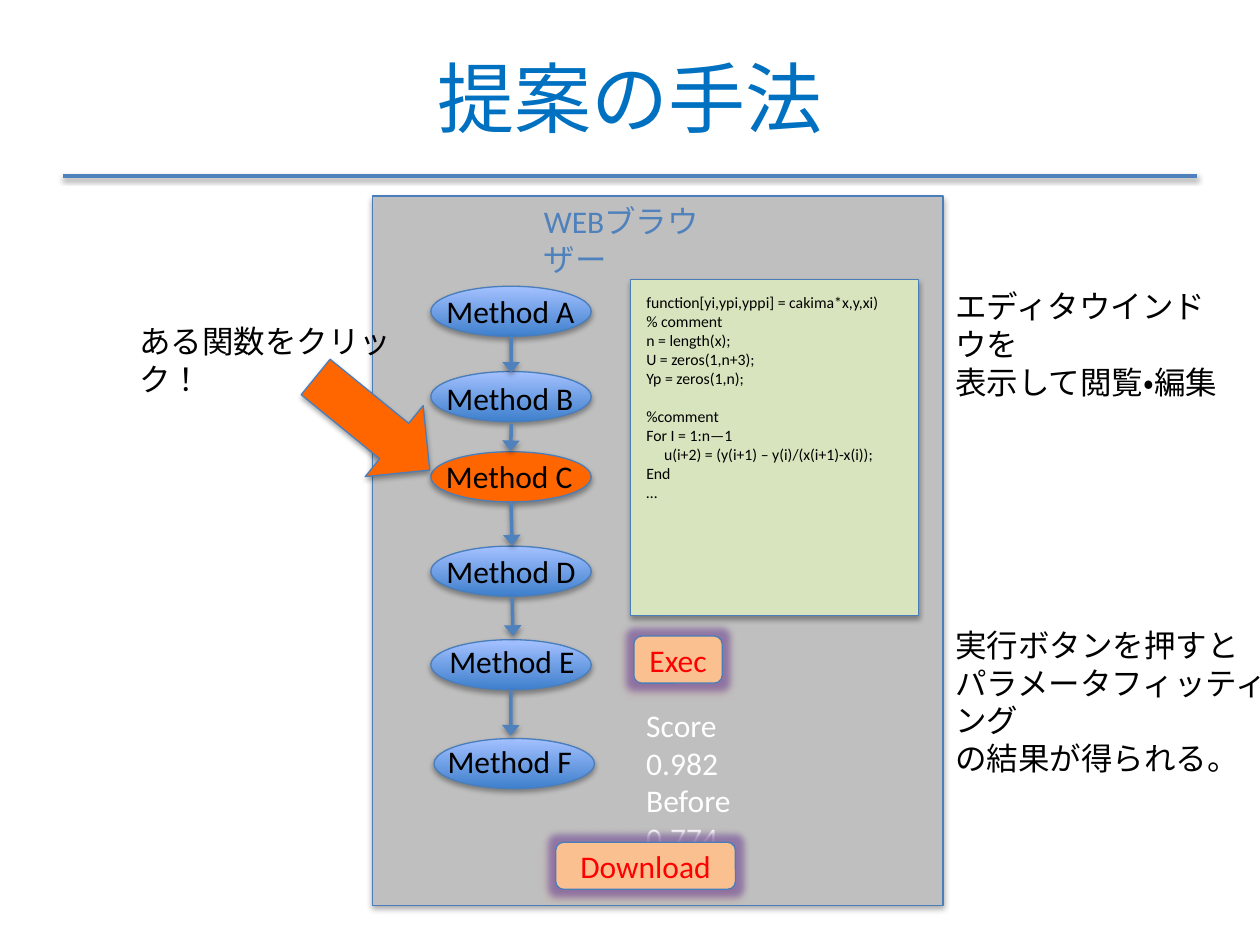
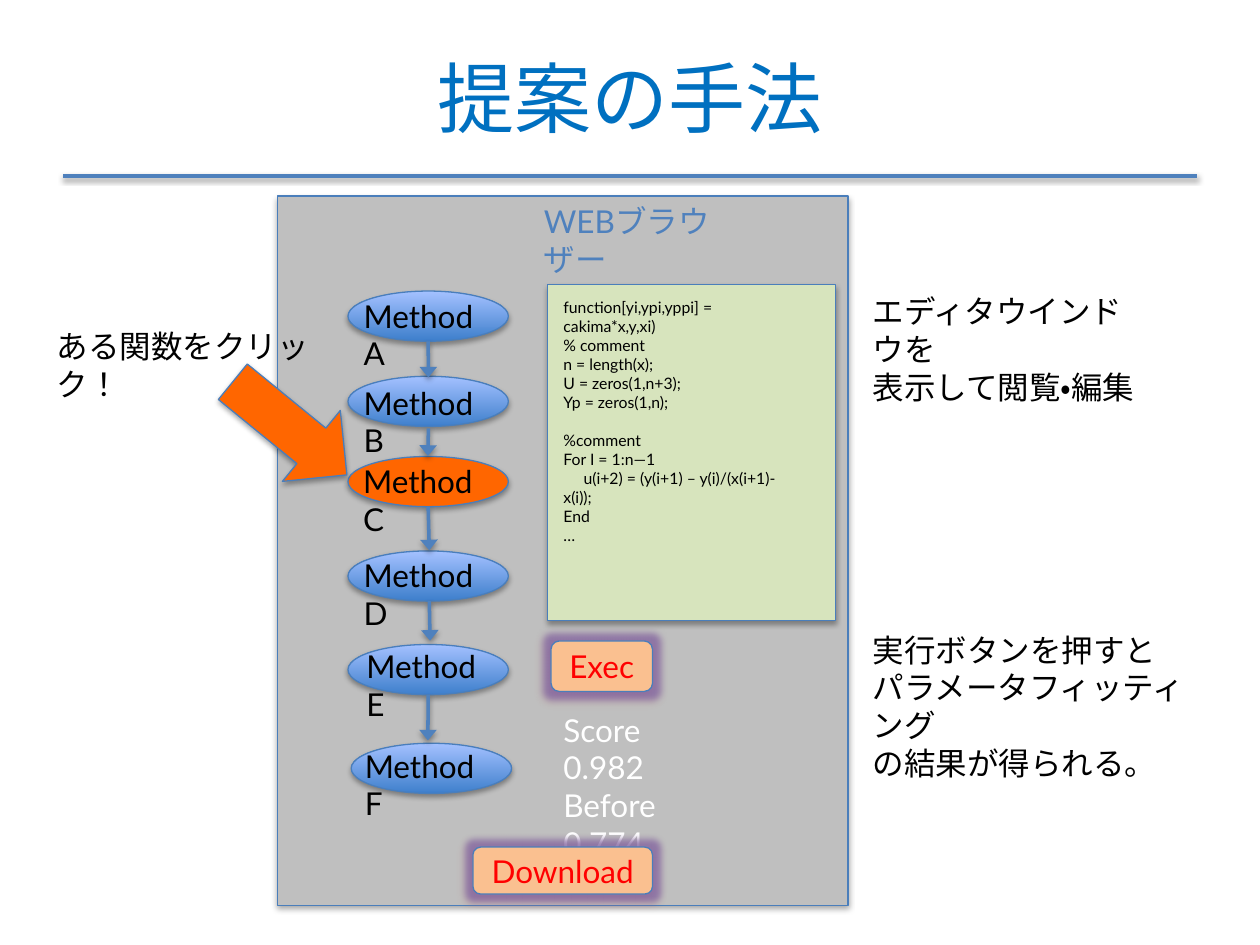
Before and after one commit to f-akazawa/akaz_uecdevelop, a slide deck: slide 12 of doc/中間発表資料.pptx. Drawn at 1260x945 pixels with LibreOffice and Linux fonts; fonts in the diff are those of the drawing. Boxes give left, top, right and bottom in pixels: in the first picture for what was removed or moved away, otherwise in the second. Text is boxed around its words. In the diff, an @@ line names an element or a change of style, - is before the commit and + after.

```diff
--- a/doc/中間発表資料.pptx
+++ b/doc/中間発表資料.pptx
@@ rectangle: place and size @@
-rectangle at (373, 197, 944, 906)
+rectangle at (277, 197, 848, 906)
@@ 5 texts, 5 ellipses, 2 arrows, 1 rounded rectangle, 1 rectangle: place and size @@
-5 texts, 5 ellipses, 2 arrows, 1 rounded rectangle, 1 rectangle at (139, 280, 919, 890)
+5 texts, 5 ellipses, 2 arrows, 1 rounded rectangle, 1 rectangle at (57, 285, 835, 893)
@@ 6 texts, 3 arrows, 1 ellipse, 1 right arrow: place and size @@
-6 texts, 3 arrows, 1 ellipse, 1 right arrow at (286, 291, 1260, 789)
+6 texts, 3 arrows, 1 ellipse, 1 right arrow at (204, 296, 1185, 815)
@@ font Calibri to Lato in 14 elements at (532, 197, 765, 247), (364, 300, 474, 365), (366, 650, 476, 716), (472, 847, 653, 893), (364, 387, 474, 452), (364, 560, 474, 625), (365, 750, 475, 815), (873, 296, 1135, 402), (873, 635, 1185, 778), (363, 465, 473, 532), (57, 326, 309, 398), (563, 301, 776, 522), (563, 719, 655, 861), (551, 641, 653, 692) @@
@@ rounded rectangle "Exec": place and size @@
-rounded rectangle "Exec" at (634, 636, 722, 683)
+rounded rectangle "Exec" at (551, 641, 653, 692)
```
Also in this commit, not shown: 18 other slides changed, 1 slide added, 6 slides removed.
